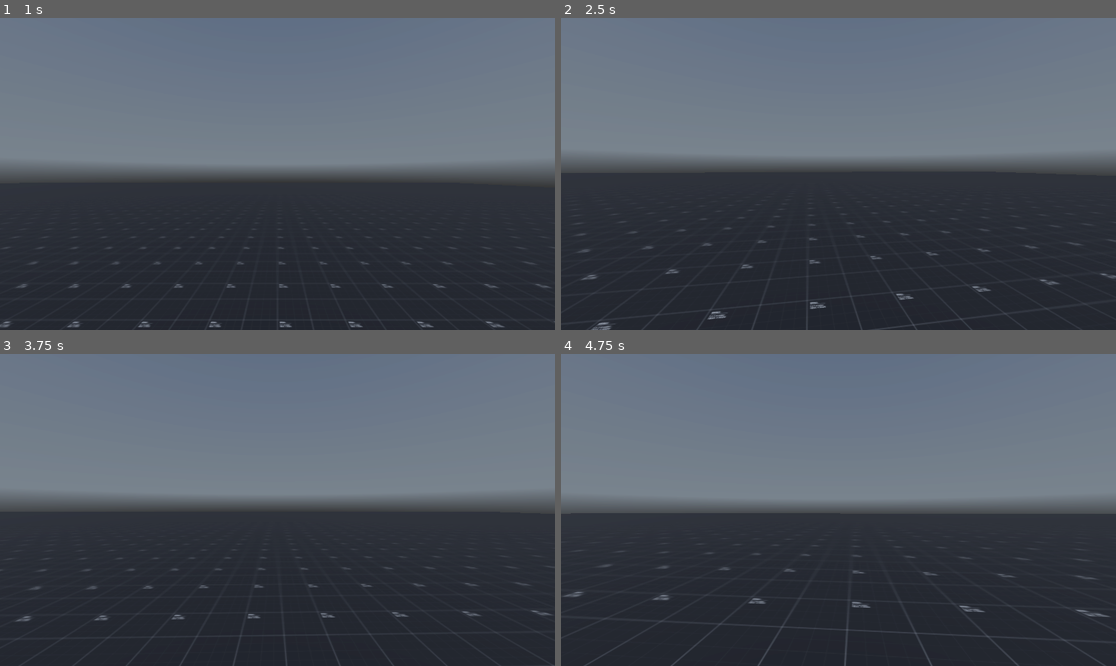
Above: before the commit, frames 1-4 (two rows, left to right).
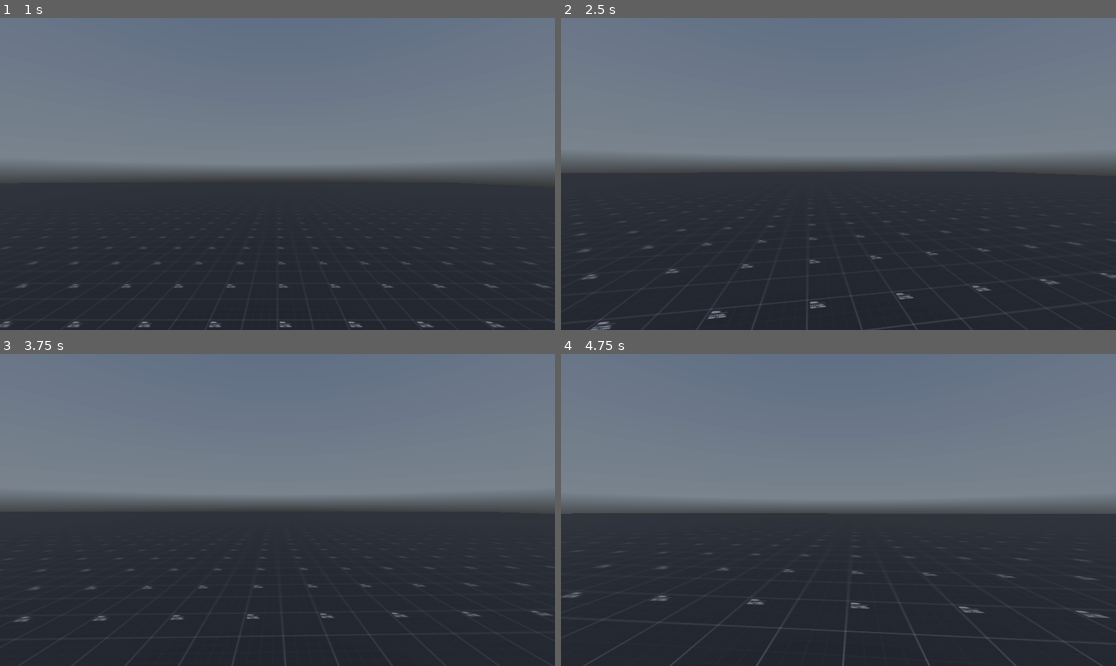
Above: after the commit, the same moments.

Repository: BreadDemon/Schmovement
Game: Godot game, scene res://nodes/game_menu.tscn
The game is run twice, just before and just after one commit, with the same random seed, the same clock (stepped at 60 frames per second) and the same inputs. A sky picture missing from this copy of the repository is replaced by a grey-blue gradient.
Inputs (mouse positions are in pixels of both pictures, inside the frame that each line leads up to):
- Up to frame 1 (1 s): click "Play" at 0.5 s
- Up to frame 2 (2.5 s): move the mouse to (832, 180) at 1.27 s; hold Ctrl (Crouch) 1.28-2.03 s; hold W (forward) from 1.28 s (still down); tap Space (Jump) at 1.52, 1.55, 1.82, 2.1, 2.27 s; move the mouse to (877, 177) at 2.02 s; tap Ctrl (Crouch) at 2.3 s
- Up to frame 3 (3.75 s): tap Space (Jump) at 2.57, 3.05 s; move the mouse to (233, 506) at 2.77 s; hold Ctrl (Crouch) 2.78-3.53 s; move the mouse to (283, 510) at 3.52 s; release W (forward) at 3.53 s; hold A (left) from 3.53 s (still down); tap Shift (Sprint) at 3.6 s
- Up to frame 4 (4.75 s): tap Space (Jump) at 3.77, 4.07, 4.52, 4.55 s; tap Ctrl (Crouch) at 3.8 s; move the mouse to (816, 503) at 4.27 s; release A (left) at 4.28 s; hold W (forward) from 4.28 s (still down); hold Ctrl (Crouch) from 4.28 s (still down)

Frame 1 is identical in both runs. In frame 2, 0.2% of the frame differs, in the area x 4-100%, y 70-100%; in frame 3, 0.1%; in frame 4, 0.6%, in the area x 0-99%, y 68-100%.

Commit message:
Even more cleanup at CharacterController

Diff:
--- a/src/project.godot
+++ b/src/project.godot
@@ -44,11 +44,13 @@
 Sprint={
 "deadzone": 0.5,
 "events": [Object(InputEventKey,"resource_local_to_scene":false,"resource_name":"","device":-1,"window_id":0,"alt_press …(182 unchanged characters)…
+, Object(InputEventMouseButton,"resource_local_to_scene":false,"resource_name":"","device":-1,"window_id":0,"alt_pressed":false,"shift_pressed":false,"ctrl_pressed":false,"meta_pressed":false,"button_mask":128,"position":Vector2(121, 23),"global_position":Vector2(125, 64),"factor":1.0,"button_index":8,"canceled":false,"pressed":true,"double_click":false,"script":null)
 ]
 }
 Crouch={
 "deadzone": 0.5,
 "events": [Object(InputEventKey,"resource_local_to_scene":false,"resource_name":"","device":-1,"window_id":0,"alt_press …(182 unchanged characters)…
+, Object(InputEventMouseButton,"resource_local_to_scene":false,"resource_name":"","device":-1,"window_id":0,"alt_pressed":false,"shift_pressed":false,"ctrl_pressed":false,"meta_pressed":false,"button_mask":256,"position":Vector2(168, 18),"global_position":Vector2(172, 59),"factor":1.0,"button_index":9,"canceled":false,"pressed":true,"double_click":false,"script":null)
 ]
 }
 Jump={
--- a/src/scripts/player.gd
+++ b/src/scripts/player.gd
@@ -9,6 +9,7 @@
 @onready var ray_cast_3d = $RayCast3D
 @onready var neck := $Neck
 @onready var camera := $Neck/Camera3D
+@onready var menu := $PauseMenu
 
 # Speed vars
 var current_speed = 5.0
@@ -16,6 +17,16 @@
 @export var sprinting_speed = 7.0
 @export var crouched_speed = 3.0
 @export var jump_velocity = 4.5
+
+# States
+enum states {
+	WALKING,
+	RUNNING,
+	CROUCHING,
+	SLIDING,
+}
+var curr_state = states.WALKING
+var prev_state = states.WALKING
 
 # State vars
 var walking_state = false
@@ -27,6 +38,7 @@
 var sliding_timer = 0.0
 var sliding_timer_max = 1.0
 var slide_vector = Vector2.ZERO
+var slide_direction = Vector3.ZERO
 var slide_speed = 5
 
 # Crouch vars
@@ -42,12 +54,14 @@
 
 func _ready():
 	Input.set_mouse_mode(Input.MOUSE_MODE_CAPTURED)
+	standing.disabled = false
+	crouching.disabled = true
 
 func _input(event):
 	if event is InputEventMouseButton:
 		Input.set_mouse_mode(Input.MOUSE_MODE_CAPTURED)
 	elif event.is_action_pressed("ui_cancel"):
-		$PauseMenu.pause()
+		menu.pause()
 
 	if Input.get_mouse_mode() == Input.MOUSE_MODE_CAPTURED:
 		if event is InputEventMouseMotion:
@@ -58,26 +72,24 @@
 func _physics_process(delta):
 	var input_dir = Input.get_vector("left", "right", "forward", "back")
 
-	if Input.is_action_pressed("Crouch") or sliding_state:
+	if Input.is_action_pressed("Crouch"):
 		neck.position.y = lerp(neck.position.y, 0.65 + crouching_depth, delta * crouch_lerp)
-		standing.disabled = true
-		crouching.disabled = false
+		swap_collision_shape()
 		crouching_state = true
 		walking_state = false
 		if is_on_floor():
-			if running_state and input_dir != Vector2.ZERO:
-				running_state = false
+			if running_state and input_dir != Vector2.ZERO and !sliding_state:
 				sliding_state = true
 				sliding_timer = sliding_timer_max
 				slide_vector = input_dir
+				slide_direction = neck.transform.basis
 				print("Slide begin")
 			else:
-				running_state = false
 				current_speed = crouched_speed
+			running_state = false
 	# If not inside an object else keep last state
 	elif !ray_cast_3d.is_colliding():
-		standing.disabled = false;
-		crouching.disabled = true;
+		swap_collision_shape()
 		neck.position.y = lerp(neck.position.y, 0.65, delta * crouch_lerp)
 		if Input.is_action_pressed("Sprint") and is_on_floor() and not Input.is_action_pressed("back"):
 			current_speed = sprinting_speed
@@ -93,17 +105,9 @@
 	# Handle jump.
 	if Input.is_action_just_pressed("Jump") and is_on_floor():
 		velocity.y = jump_velocity
+		sliding_state = false
 
-	# Handle slide timer and camera tilt
-	if sliding_state:
-		sliding_timer -= delta
-		camera.rotation.z = lerp(camera.rotation.z, -deg_to_rad(3.0), delta * lerp_accel)
-		direction = (neck.transform.basis * Vector3(slide_vector.x, 0, slide_vector.y)).normalized()
-		current_speed = (sliding_timer+1) * slide_speed
-		if sliding_timer <= 0:
-			camera.rotation.z = lerp(camera.rotation.z, -deg_to_rad(-9.0), delta * lerp_accel)
-			sliding_state = false
-			print("Slide end")
+	handle_sliding(delta)
 
 	# Make movement direction the direction the player is looking at
 	direction = lerp(direction, (neck.transform.basis * Vector3(input_dir.x, 0, input_dir.y)).normalized(), delta * lerp_accel)
@@ -122,6 +126,19 @@
 		velocity.y -= gravity * delta
 		velocity.x = lerp(velocity.x, direction.x * current_speed, delta * 2.0)
 		velocity.z = lerp(velocity.z, direction.z * current_speed, delta * 2.0)
-
 	# Moves
 	move_and_slide()
+
+func swap_collision_shape():
+	standing.disabled = !standing.disabled
+	crouching.disabled = !crouching.disabled
+
+# Handle slide timer and camera tilt
+func handle_sliding(delta):
+	if sliding_timer > 0:
+		sliding_timer -= delta
+		direction = (slide_direction * Vector3(slide_vector.x, 0, slide_vector.y)).normalized()
+		current_speed = (sliding_timer+1) * slide_speed
+		if sliding_timer <= 0:
+			sliding_state = false
+			print("Slide end")
